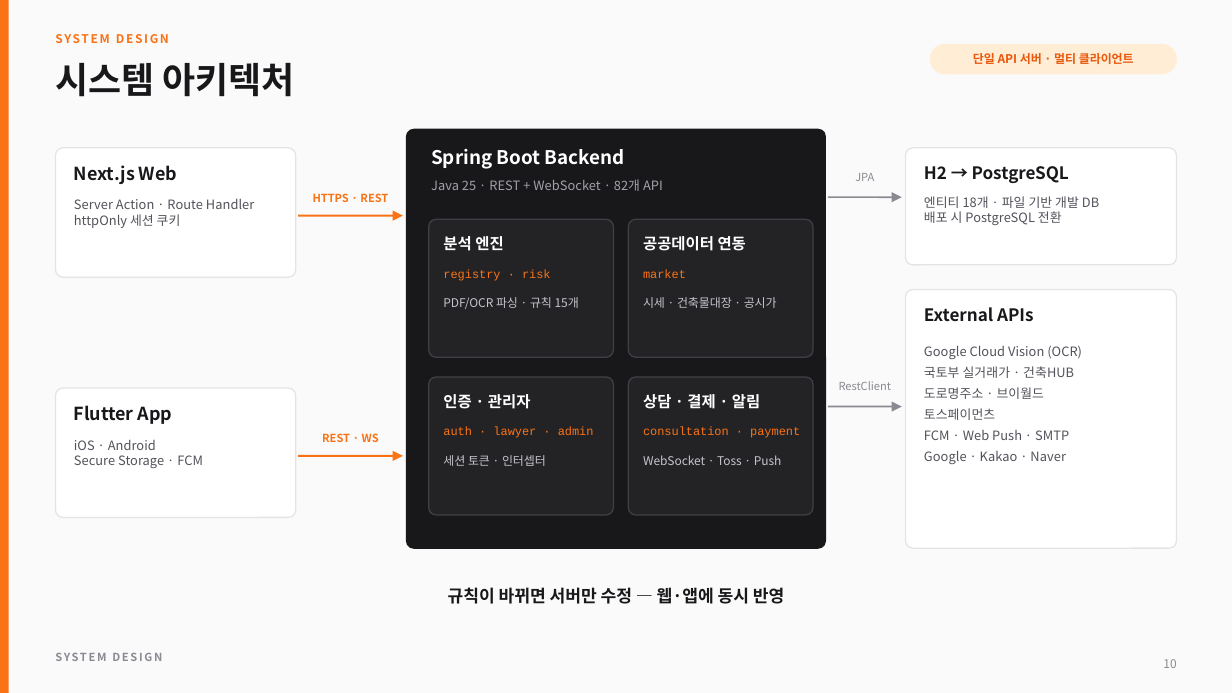
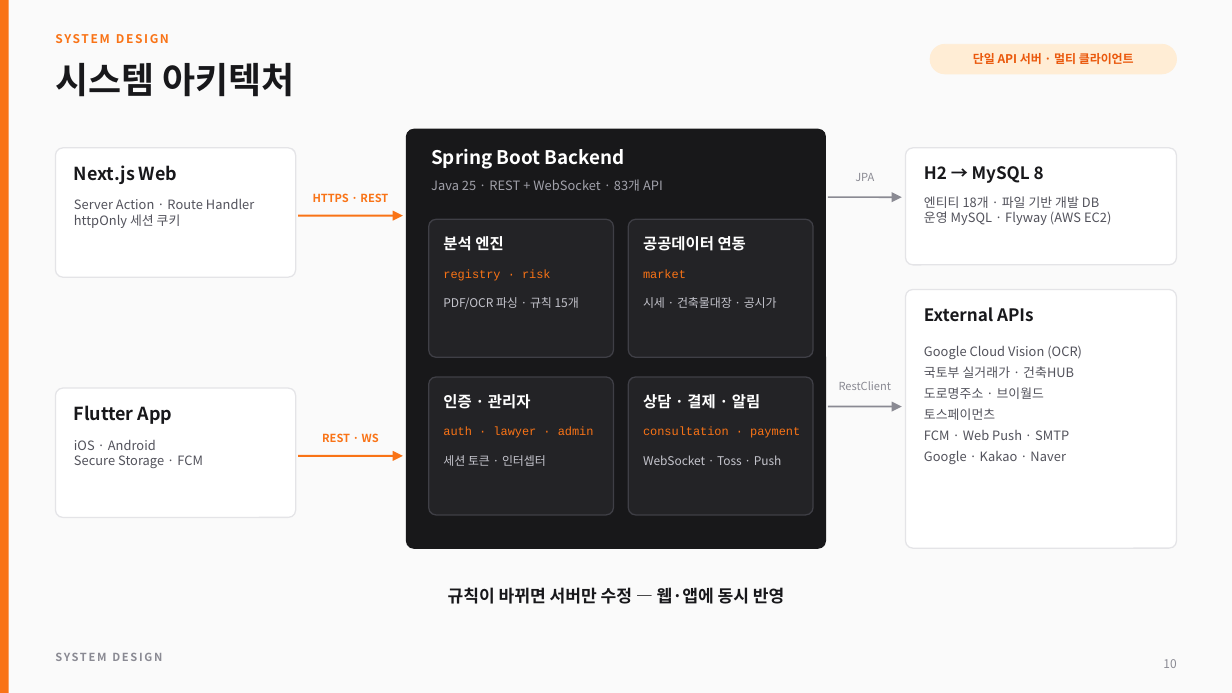
Before and after one commit to chean0830/guard-project, a slide deck: slide 10 of docs/portfolio/ProjectGuard_Portfolio.pptx. Drawn at 1232x693 pixels with LibreOffice and Linux fonts; fonts in the diff are those of the drawing. Boxes give left, top, right and bottom in pixels: in the first picture for what was removed or moved away, otherwise in the second. Text is boxed around its words. In the diff, an @@ line names an element or a change of style, - is before the commit and + after.

```diff
--- a/docs/portfolio/ProjectGuard_Portfolio.pptx
+++ b/docs/portfolio/ProjectGuard_Portfolio.pptx
@@ text at [431, 179, 663, 191]: text changed @@
-Java 25 · REST + WebSocket · 82개 API
+Java 25 · REST + WebSocket · 83개 API
@@ text at [924, 166, 1044, 183]: text changed @@
-H2 → PostgreSQL
+H2 → MySQL 8
@@ text at [924, 211, 1111, 225]: text changed @@
-배포 시 PostgreSQL 전환
+운영 MySQL · Flyway (AWS EC2)
```
Also in this commit, not shown: 3 other slides changed, 5 other files.
